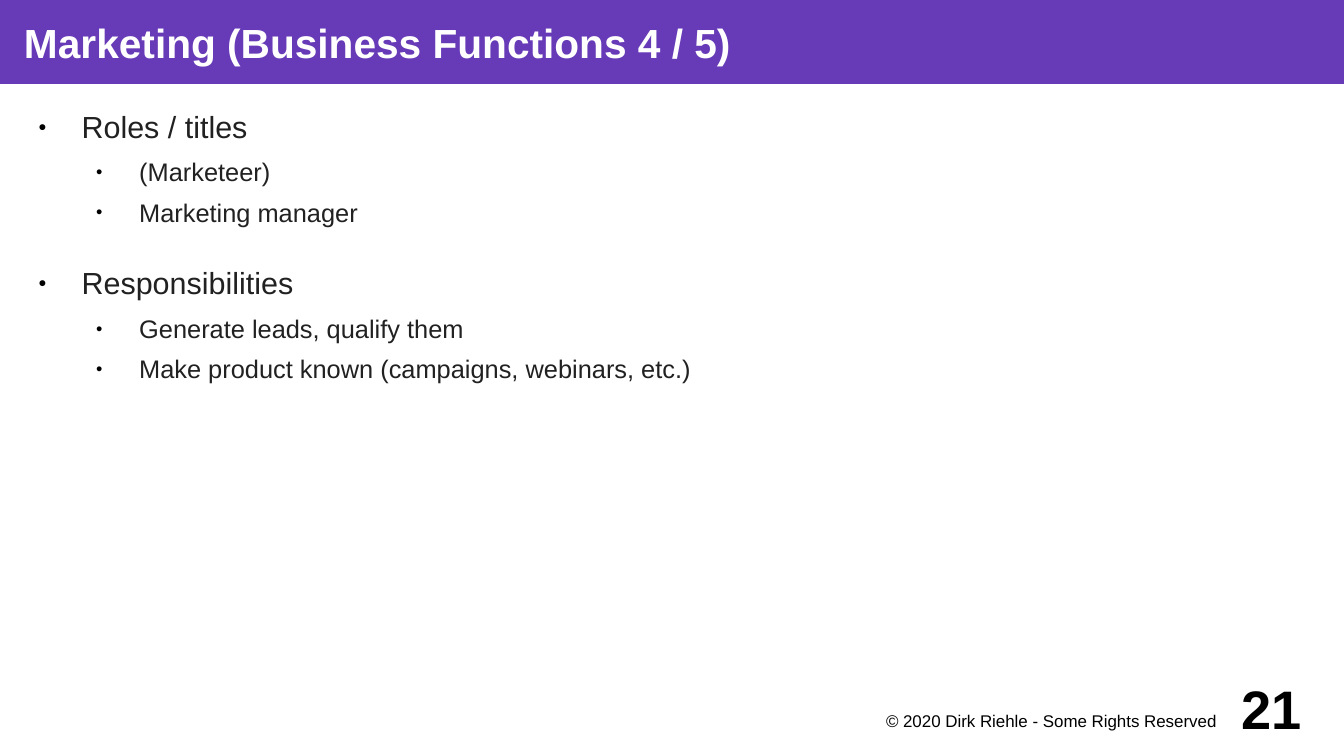
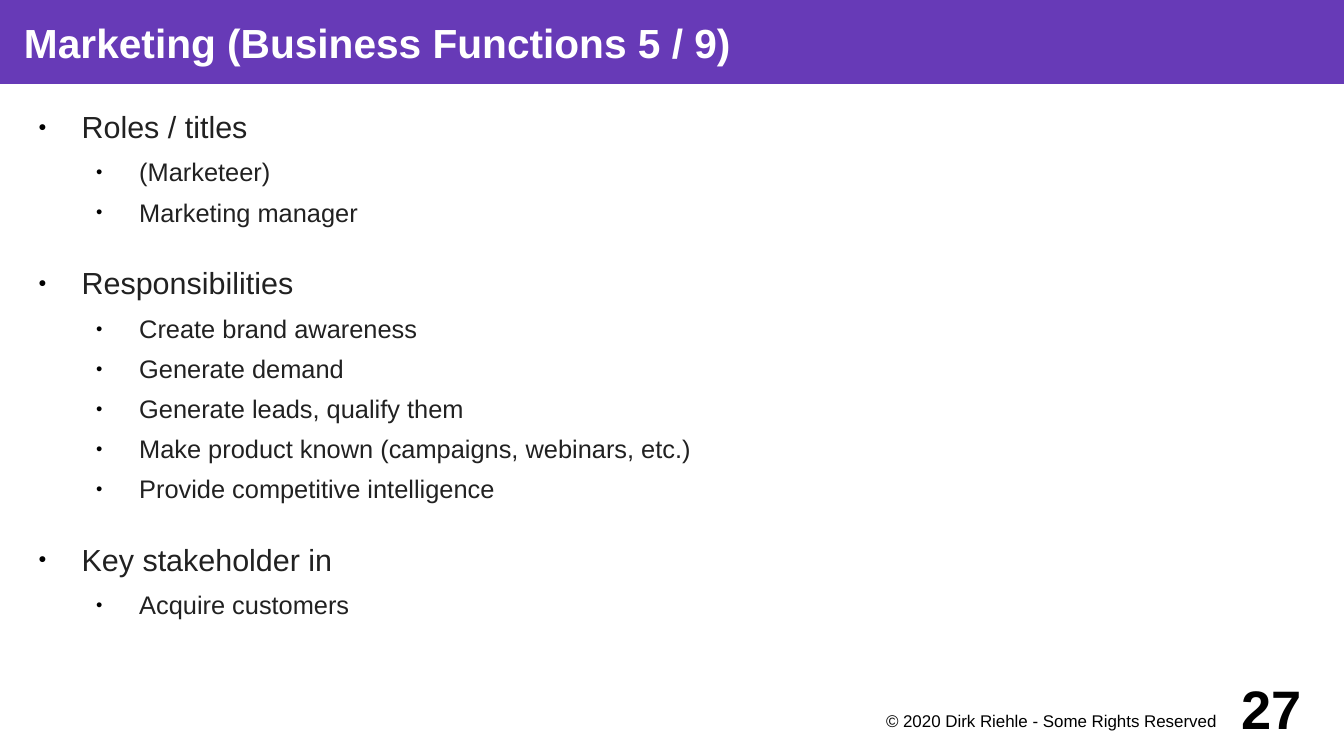
Before and after one commit to dirkriehle/coss-course, a slide deck: slide 27 of Lecture slides/COSS B03 - Software Vendors.odp (slide 21 before the commit). Drawn at 1344x756 pixels with LibreOffice and Linux fonts; fonts in the diff are those of the drawing. Boxes give left, top, right and bottom in pixels: in the first picture for what was removed or moved away, otherwise in the second. Text is boxed around its words. In the diff, an @@ line names an element or a change of style, - is before the commit and + after.

```diff
--- a/Lecture slides/COSS B03 - Software Vendors.odp
+++ b/Lecture slides/COSS B03 - Software Vendors.odp
@@ title at <box>24,28,730,65</box>: text changed @@
-Marketing (Business Functions 4 / 5)
+Marketing (Business Functions 5 / 9)
@@ text at <box>139,319,417,379</box>: paragraphs added @@
+  ● Create brand awareness
+  ● Generate demand
@@ text at <box>82,479,494,620</box>: paragraphs added @@
+  ● Provide competitive intelligence
+● Key stakeholder in
+  ● Acquire customers
@@ page number at <box>1242,691,1302,729</box>: text changed @@
-21
+27
```
Also in this commit, not shown: 28 other slides changed, 11 slides added, 2 slides removed, 5 other files.
